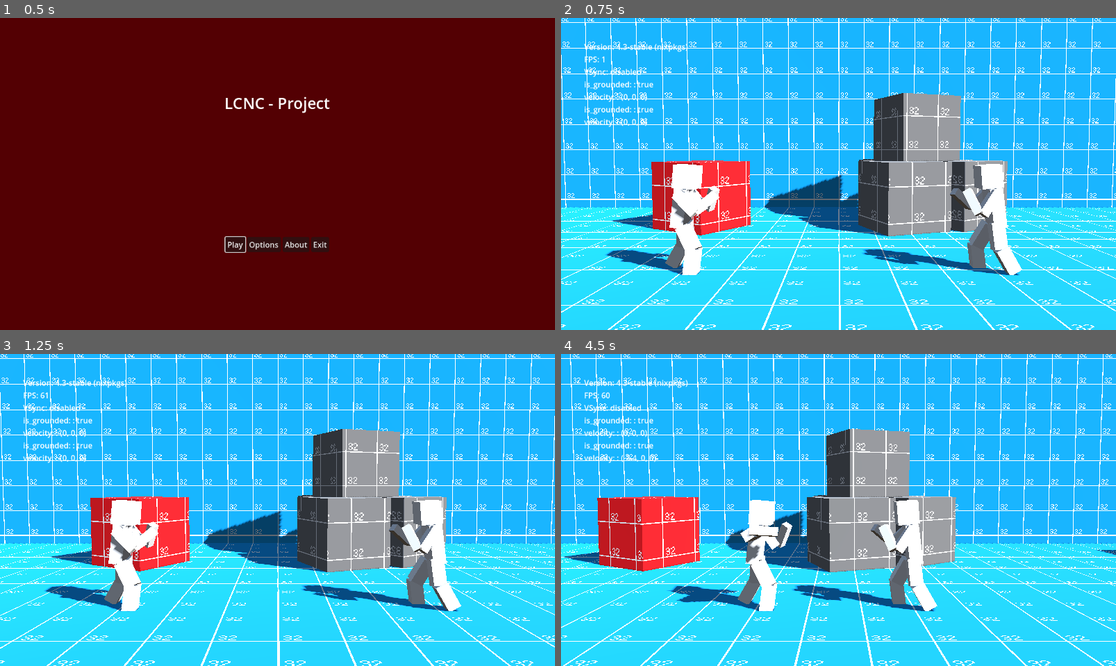
Above: before the commit, frames 1-4 (two rows, left to right).
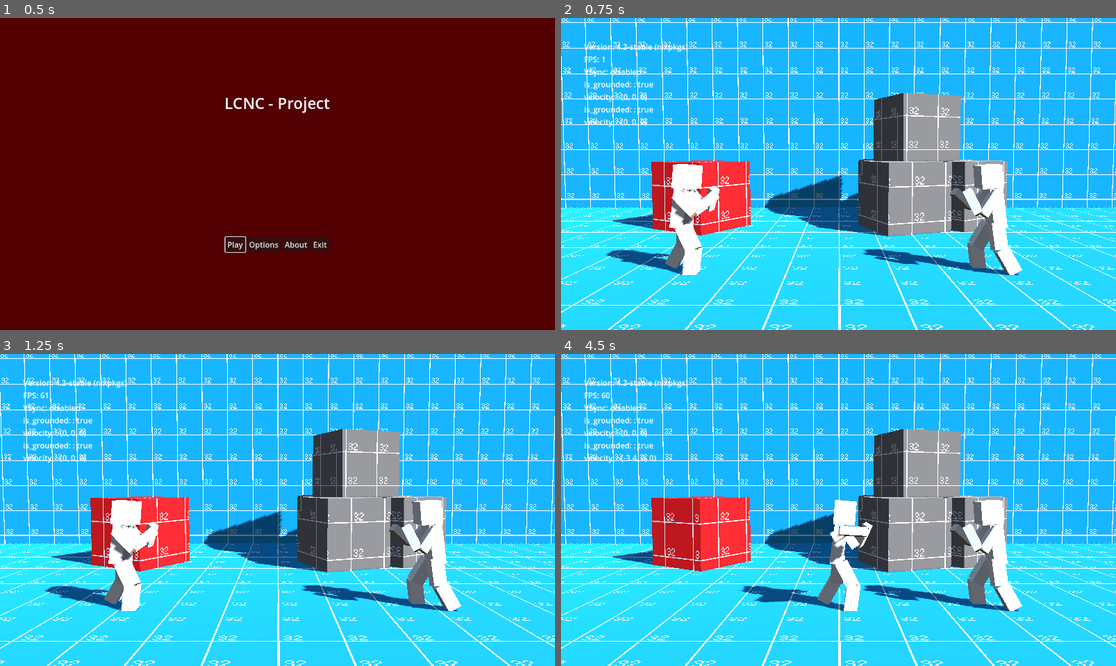
Above: after the commit, the same moments.

Repository: miklaskarjalainen/KioskKnockout
Game: Godot game, scene res://src/scenes/UI.tscn
The game is run twice, just before and just after one commit, with the same random seed, the same clock (stepped at 60 frames per second) and the same inputs.
Inputs (mouse positions are in pixels of both pictures, inside the frame that each line leads up to):
- Up to frame 1 (0.5 s): no input
- Up to frame 2 (0.75 s): click "Play" at 0.5 s
- Up to frame 3 (1.25 s): no input
- Up to frame 4 (4.5 s): tap Enter at 1.25, 4.25 s; move the mouse to (960, 494) at 1.27 s; hold D (kb_right) 1.28-2 s; tap K (kb_normal_action) at 1.35, 2.85, 4.35 s; click (960, 494) at 1.42 s; tap Space (kb_jump) at 1.52, 2.75 s; drag from (727, 525) to (810, 572) at 2.02 s; move the mouse to (894, 441) at 2.77 s; hold D (kb_right) 2.78-3.5 s; drag from (810, 572) to (672, 463) at 3.52 s; move the mouse to (1005, 556) at 4.27 s; hold A (kb_left) from 4.28 s (still down)

Frame 1 is identical in both runs. In frame 2, 0.8% of the frame differs, in the area x 0-100%, y 0-100%; in frame 3, less than 0.1%; in frame 4, 32%.
Error after the commit: Parse Error: Not all code paths return a value. (res://src/scenes/TargetCamera.gd:54)

Commit message:
camera _max_distance_between_targets()

Diff:
--- a/src/scenes/TargetCamera.gd
+++ b/src/scenes/TargetCamera.gd
@@ -54,6 +54,17 @@
 func _calculate_position(unprojected_rect: Rect2) -> Vector3:
 	var center: Vector2 = _calculate_center()
 	var view_rect_ratio: float = unprojected_rect.size.x / _viewport_rect.size.x
+func _max_distance_between_targets() -> float:
+	var left_most: float = 99999.0
+	var right_most: float = -99999.0
+	for t in Targets:
+		if t.global_position.x < left_most:
+			left_most = t.global_position.x
+		elif t.global_position.x > right_most:
+			right_most = t.global_position.x
+
+	return abs(left_most - right_most)
+
 	if _initial_proportion == 0:
 		_initial_proportion = view_rect_ratio
 	if _initial_distance == 0:
